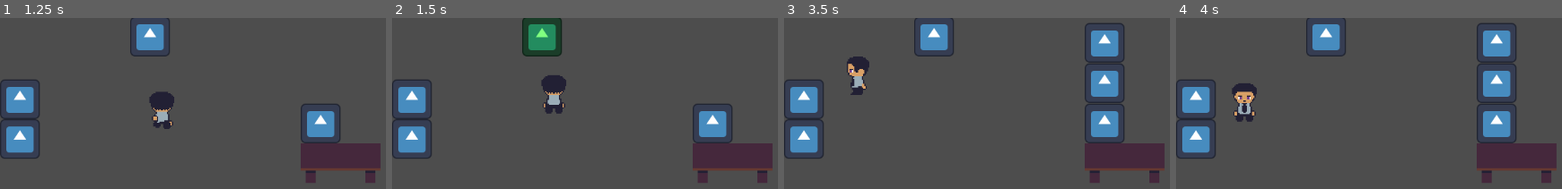
Above: before the commit, frames 1-4 (left to right).
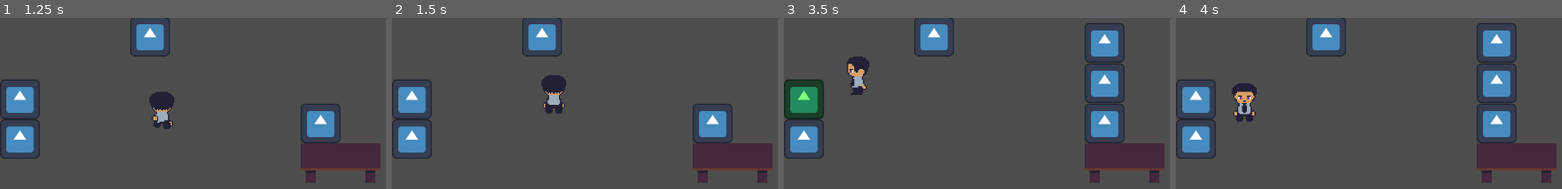
Above: after the commit, the same moments.

Repository: IsaelGabriel/lgj-2023
Game: Godot game, scene res://scenes/reception_test_scene.tscn
The game is run twice, just before and just after one commit, with the same random seed, the same clock (stepped at 60 frames per second) and the same inputs. The project has no main scene, so this scene is started directly. The engine's default icon, where the game draws it, is replaced by a stand-in: a white triangle on a blue panel in a dark square.
Inputs:
- Up to frame 1 (1.25 s): tap Enter at 0.5 s; hold Up (p1_up) from 0.53 s (still down); tap Space (p1_use) at 0.6 s
- Up to frame 2 (1.5 s): keep holding Up (p1_up); tap Space (p1_use) at 1.35 s
- Up to frame 3 (3.5 s): release Up (p1_up) at 2.03 s; hold Left (p1_left) from 2.03 s (still down); tap Space (p1_use) at 2.1, 2.85 s
- Up to frame 4 (4 s): release Left (p1_left) at 3.53 s; hold Down (p1_down) from 3.53 s (still down); tap Space (p1_use) at 3.6 s

Frame 1 is identical in both runs. In frame 2, 2.3% of the frame differs, in the area x 33-44%, y 0-23%; in frame 3, 2.3%, in the area x 0-11%, y 36-60%; in frame 4, nothing differs.

Commit message:
remade selection system

Diff:
--- a/scenes/player.tscn
+++ b/scenes/player.tscn
@@ -21,6 +21,30 @@
 "update": 1,
 "values": [0]
 }
+tracks/1/type = "value"
+tracks/1/imported = false
+tracks/1/enabled = true
+tracks/1/path = NodePath("Selector:rotation")
+tracks/1/interp = 1
+tracks/1/loop_wrap = true
+tracks/1/keys = {
+"times": PackedFloat32Array(0),
+"transitions": PackedFloat32Array(1),
+"update": 0,
+"values": [3.14159]
+}
+tracks/2/type = "value"
+tracks/2/imported = false
+tracks/2/enabled = true
+tracks/2/path = NodePath("Selector:position")
+tracks/2/interp = 1
+tracks/2/loop_wrap = true
+tracks/2/keys = {
+"times": PackedFloat32Array(0),
+"transitions": PackedFloat32Array(1),
+"update": 0,
+"values": [Vector2(0, 2)]
+}
 
 [sub_resource type="Animation" id="Animation_utnfl"]
 resource_name = "player_idle_down"
@@ -36,6 +60,30 @@
 "update": 1,
 "values": [0]
 }
+tracks/1/type = "value"
+tracks/1/imported = false
+tracks/1/enabled = true
+tracks/1/path = NodePath("Selector:rotation")
+tracks/1/interp = 1
+tracks/1/loop_wrap = true
+tracks/1/keys = {
+"times": PackedFloat32Array(0),
+"transitions": PackedFloat32Array(1),
+"update": 0,
+"values": [3.14159]
+}
+tracks/2/type = "value"
+tracks/2/imported = false
+tracks/2/enabled = true
+tracks/2/path = NodePath("Selector:position")
+tracks/2/interp = 1
+tracks/2/loop_wrap = true
+tracks/2/keys = {
+"times": PackedFloat32Array(0),
+"transitions": PackedFloat32Array(1),
+"update": 0,
+"values": [Vector2(0, 2)]
+}
 
 [sub_resource type="Animation" id="Animation_why5l"]
 resource_name = "player_idle_side"
@@ -51,6 +99,18 @@
 "update": 1,
 "values": [8]
 }
+tracks/1/type = "value"
+tracks/1/imported = false
+tracks/1/enabled = true
+tracks/1/path = NodePath("Selector:position")
+tracks/1/interp = 1
+tracks/1/loop_wrap = true
+tracks/1/keys = {
+"times": PackedFloat32Array(0),
+"transitions": PackedFloat32Array(1),
+"update": 0,
+"values": [Vector2(-12, 0)]
+}
 
 [sub_resource type="Animation" id="Animation_72ib0"]
 resource_name = "player_idle_up"
@@ -65,6 +125,30 @@
 "transitions": PackedFloat32Array(1),
 "update": 1,
 "values": [4]
+}
+tracks/1/type = "value"
+tracks/1/imported = false
+tracks/1/enabled = true
+tracks/1/path = NodePath("Selector:position")
+tracks/1/interp = 1
+tracks/1/loop_wrap = true
+tracks/1/keys = {
+"times": PackedFloat32Array(0),
+"transitions": PackedFloat32Array(1),
+"update": 0,
+"values": [Vector2(0, 0)]
+}
+tracks/2/type = "value"
+tracks/2/imported = false
+tracks/2/enabled = true
+tracks/2/path = NodePath("Selector:rotation")
+tracks/2/interp = 1
+tracks/2/loop_wrap = true
+tracks/2/keys = {
+"times": PackedFloat32Array(0),
+"transitions": PackedFloat32Array(1),
+"update": 0,
+"values": [0.0]
 }
 
 [sub_resource type="Animation" id="Animation_h6gw4"]
@@ -84,6 +168,30 @@
 "update": 1,
 "values": [0, 1, 2, 3]
 }
+tracks/1/type = "value"
+tracks/1/imported = false
+tracks/1/enabled = true
+tracks/1/path = NodePath("Selector:position")
+tracks/1/interp = 1
+tracks/1/loop_wrap = true
+tracks/1/keys = {
+"times": PackedFloat32Array(0),
+"transitions": PackedFloat32Array(1),
+"update": 0,
+"values": [Vector2(0, 2)]
+}
+tracks/2/type = "value"
+tracks/2/imported = false
+tracks/2/enabled = true
+tracks/2/path = NodePath("Selector:rotation")
+tracks/2/interp = 1
+tracks/2/loop_wrap = true
+tracks/2/keys = {
+"times": PackedFloat32Array(0),
+"transitions": PackedFloat32Array(1),
+"update": 0,
+"values": [3.14159]
+}
 
 [sub_resource type="Animation" id="Animation_1nay0"]
 resource_name = "player_walk_side"
@@ -102,6 +210,18 @@
 "update": 1,
 "values": [8, 9, 10, 11]
 }
+tracks/1/type = "value"
+tracks/1/imported = false
+tracks/1/enabled = true
+tracks/1/path = NodePath("Selector:position")
+tracks/1/interp = 1
+tracks/1/loop_wrap = true
+tracks/1/keys = {
+"times": PackedFloat32Array(0),
+"transitions": PackedFloat32Array(1),
+"update": 0,
+"values": [Vector2(-12, 0)]
+}
 
 [sub_resource type="Animation" id="Animation_o585y"]
 resource_name = "player_walk_up"
@@ -118,6 +238,30 @@
 "transitions": PackedFloat32Array(1, 1, 1, 1),
 "update": 1,
 "values": [4, 5, 6, 7]
+}
+tracks/1/type = "value"
+tracks/1/imported = false
+tracks/1/enabled = true
+tracks/1/path = NodePath("Selector:position")
+tracks/1/interp = 1
+tracks/1/loop_wrap = true
+tracks/1/keys = {
+"times": PackedFloat32Array(0),
+"transitions": PackedFloat32Array(1),
+"update": 0,
+"values": [Vector2(0, 0)]
+}
+tracks/2/type = "value"
+tracks/2/imported = false
+tracks/2/enabled = true
+tracks/2/path = NodePath("Selector:rotation")
+tracks/2/interp = 1
+tracks/2/loop_wrap = true
+tracks/2/keys = {
+"times": PackedFloat32Array(0),
+"transitions": PackedFloat32Array(1),
+"update": 0,
+"values": [0.0]
 }
 
 [sub_resource type="AnimationLibrary" id="AnimationLibrary_htkgq"]
@@ -131,6 +275,9 @@
 "player_walk_up": SubResource("Animation_o585y")
 }
 
+[sub_resource type="RectangleShape2D" id="RectangleShape2D_wtlfa"]
+size = Vector2(20, 24)
+
 [node name="Player" type="CharacterBody2D"]
 texture_filter = 1
 motion_mode = 1
@@ -150,3 +297,13 @@
 libraries = {
 "": SubResource("AnimationLibrary_htkgq")
 }
+
+[node name="Selector" type="Area2D" parent="."]
+position = Vector2(0, 2)
+rotation = 3.14159
+collision_layer = 2
+collision_mask = 2
+
+[node name="CollisionShape2D" type="CollisionShape2D" parent="Selector"]
+position = Vector2(0, -44)
+shape = SubResource("RectangleShape2D_wtlfa")
--- a/scripts/player.gd
+++ b/scripts/player.gd
@@ -12,6 +12,7 @@
 
 @onready var sprite = $Sprite2D
 @onready var animator = $AnimationPlayer
+@onready var selector = $Selector
 var current_target = null
 
 func _process(_delta):
@@ -46,18 +47,24 @@
 				animator.play("player_idle_up")
 			_:
 				animator.play("player_idle_side")
+				sprite.flip_h = (current_direction == Vector2.LEFT)
+				if sprite.flip_h:
+					selector.rotation = -90
+				else:
+					selector.rotation = 90
 	else:
 		match current_direction:
 			Vector2.DOWN:
 				animator.play("player_walk_down")
 			Vector2.UP:
 				animator.play("player_walk_up")
-			Vector2.LEFT:
+			_:
 				animator.play("player_walk_side")
-				sprite.flip_h = true
-			Vector2.RIGHT:
-				animator.play("player_walk_side")
-				sprite.flip_h = false
+				sprite.flip_h = (current_direction == Vector2.LEFT)
+				if sprite.flip_h:
+					selector.rotation = -90
+				else:
+					selector.rotation = 90
 
 	if x_input != 0.0 and y_input != 0.0:
 		x_input *= 0.7
@@ -69,23 +76,19 @@
 		current_target.interacting = not current_target.interacting
 
 func handle_selection():
-	var space_state = get_world_2d().direct_space_state
+	var new_selection = selector.get_overlapping_bodies()
 
-	var target_position = position + current_direction * 64
+	if len(new_selection) != 0:
+		if len(new_selection) == 1:
+			if new_selection[0] != current_target and current_target != null:
+				current_target.selected = false
+		elif not current_target in new_selection:
+			if current_target != null:
+				current_target.selected = false
 
-	var query = PhysicsRayQueryParameters2D.create(position, target_position, 2, [])
-
-	var hit = space_state.intersect_ray(query)
-
-	if hit:
-
-		if hit.collider != current_target and current_target != null:
-			current_target.selected = false
-
-		if hit.collider.is_in_group("player_selectable"):
-			current_target = hit.collider
-			current_target.selected = true
-
+		if new_selection[0].is_in_group("player_selectable"):
+				current_target = new_selection[0]
+				current_target.selected = true
 	elif current_target != null:
 		current_target.selected = false
 		current_target = null
Not shown: 1 places in scenes/player.tscn that only renumber resources
